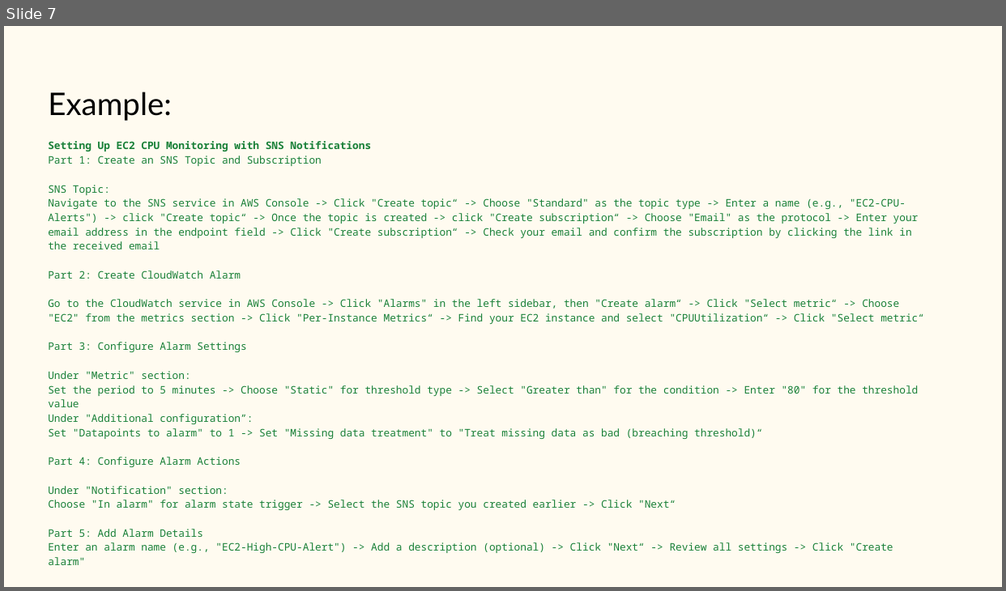
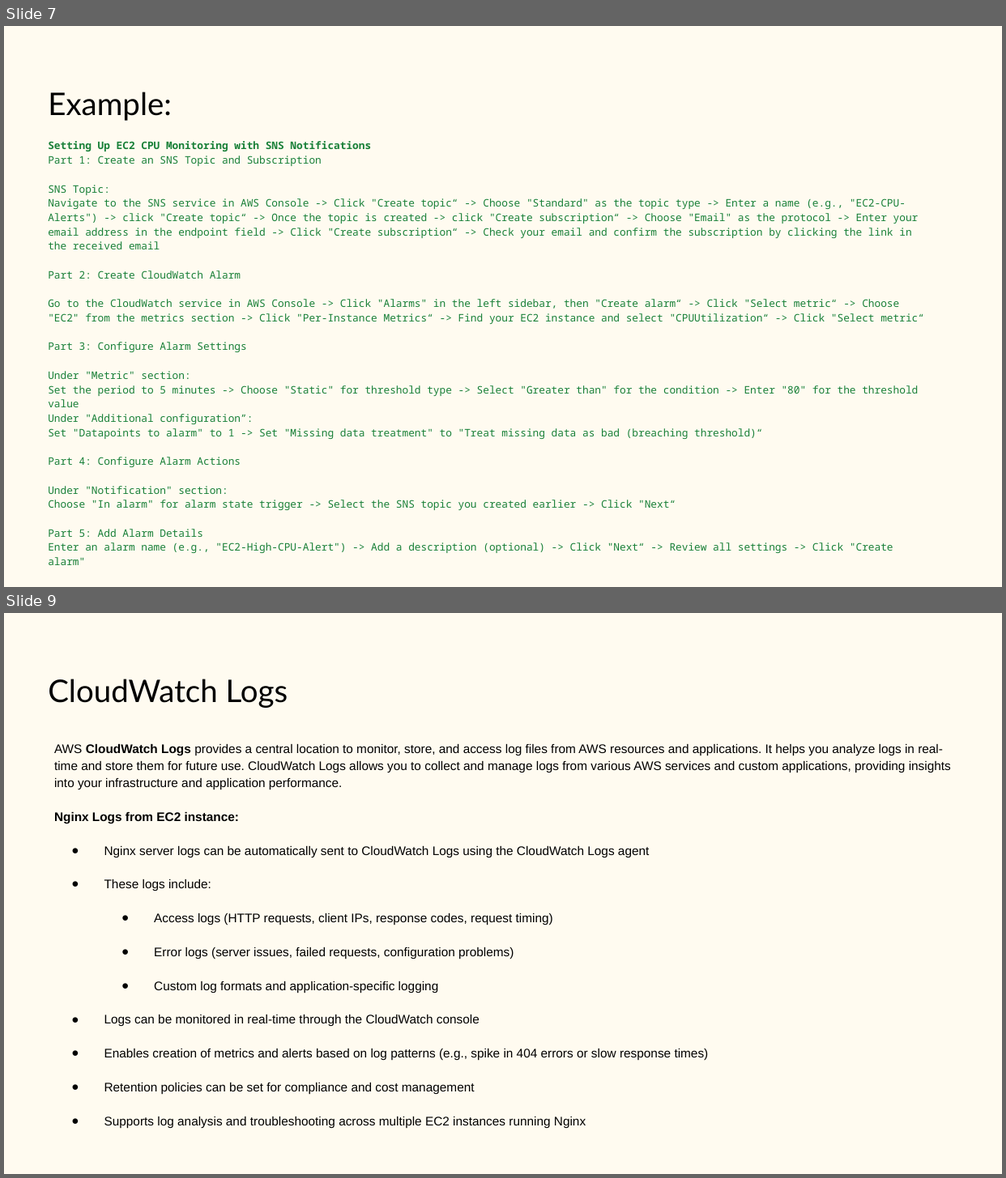
Before and after one commit to aishp411/PPMCAD12, a slide deck: Monitoring/CW/AWS-Cloudwatch.pptx. Shown one above the other, each under a label of ours: slide 7 before the commit, slides 7 and 9 after it; the slides between them are not shown. The pictures are 1006x591 and 1006x1178 pixels, drawn with LibreOffice and Linux fonts; fonts in the diff are those of the drawing. Boxes give left, top, right and bottom in pixels: in the first picture for what was removed or moved away, otherwise in the second. Text is boxed around its words. In the diff, an @@ line names an element or a change of style, - is before the commit and + after.

```diff
--- a/Monitoring/CW/AWS-Cloudwatch.pptx
+++ b/Monitoring/CW/AWS-Cloudwatch.pptx
@@ slide 9 added at box(4, 613, 1002, 1174), background #FFFBF0 @@
@@ title added at box(48, 679, 288, 708), 30 pt, text #000000 @@
+CloudWatch Logs
@@ text added at box(54, 744, 951, 1128), 12 pt, text #000000 @@
+AWS CloudWatch Logs provides a central location to monitor, store, and access log files from AWS resources and applications. It helps you analyze logs in real-time and store them for future use. CloudWatch Logs allows you to collect and manage logs from various AWS services and custom applications, providing insights into your infrastructure and application performance.
+Nginx Logs from EC2 instance:
+● Nginx server logs can be automatically sent to CloudWatch Logs using the CloudWatch Logs agent
+● These logs include:
+  ● Access logs (HTTP requests, client IPs, response codes, request timing)
+  ● Error logs (server issues, failed requests, configuration problems)
+  ● Custom log formats and application-specific logging
+● Logs can be monitored in real-time through the CloudWatch console
+● Enables creation of metrics and alerts based on log patterns (e.g., spike in 404 errors or slow response times)
+● Retention policies can be set for compliance and cost management
+● Supports log analysis and troubleshooting across multiple EC2 instances running Nginx
```
Also in this commit, not shown: 3 other slides added, 3 other files.
